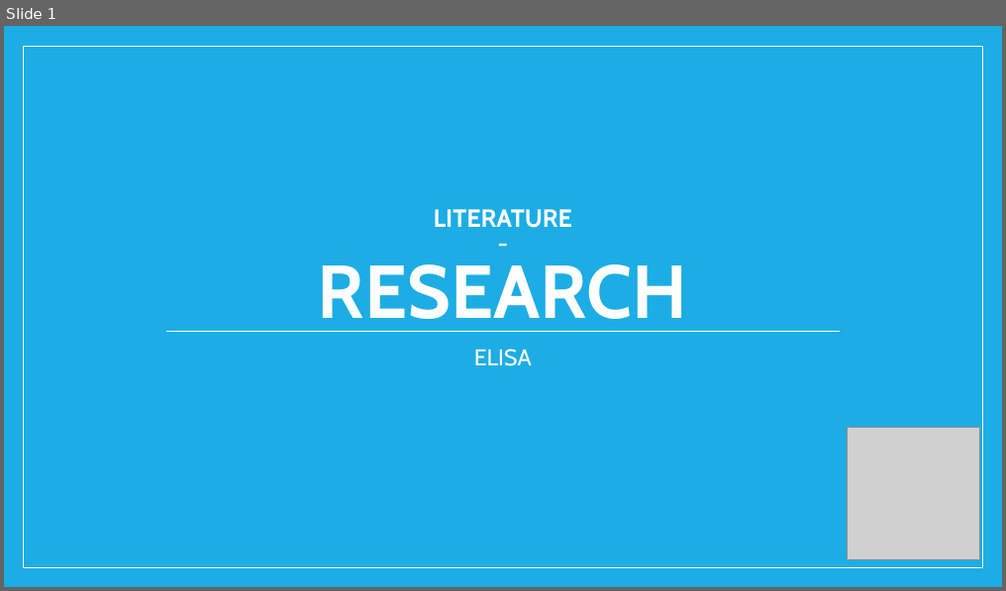
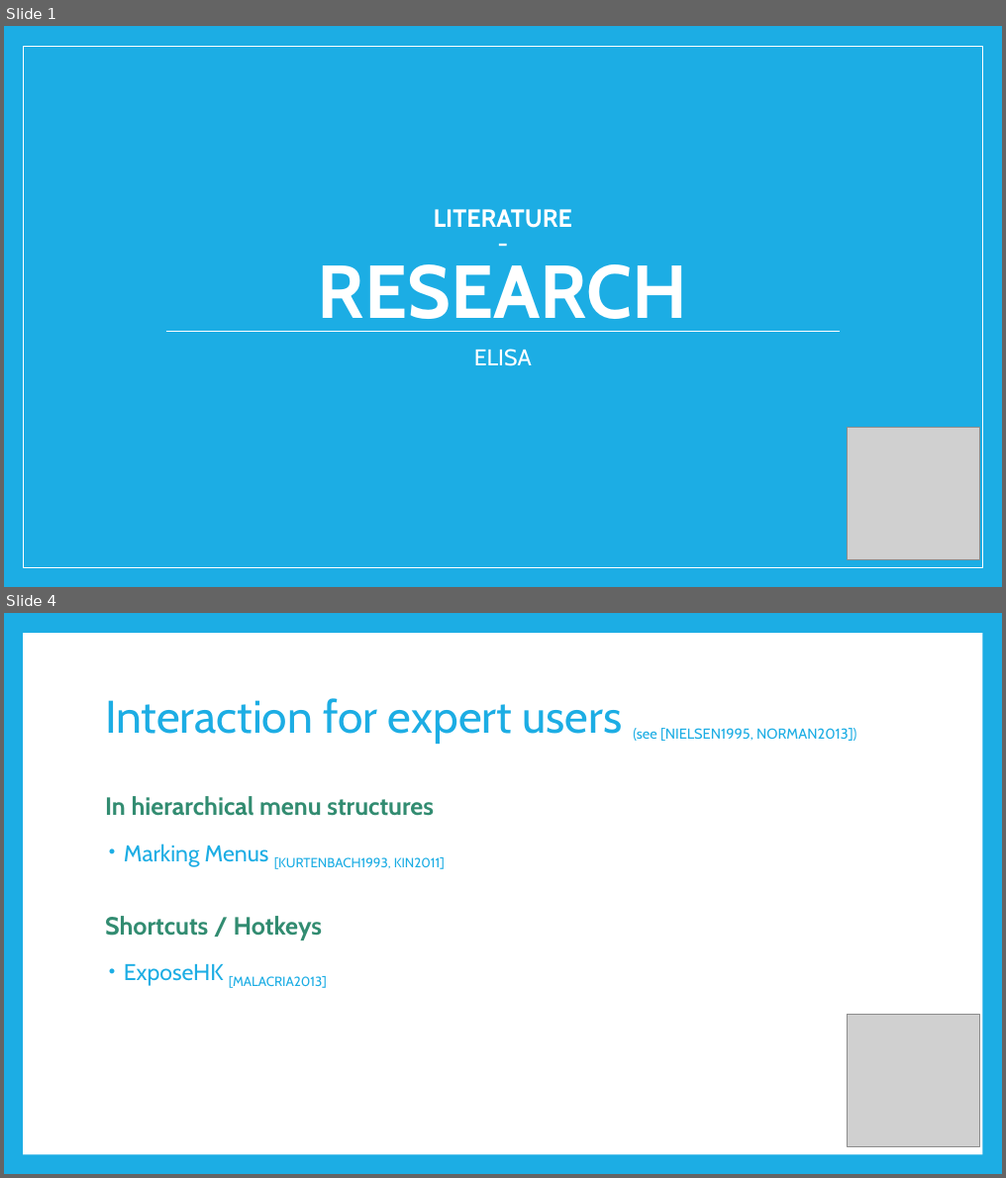
Before and after one commit to riedmaph/einkaufsliste, a slide deck: usabilityEngineering/A1/TW_literatureResearch.pptx. Shown one above the other, each under a label of ours: slide 1 before the commit, slides 1 and 4 after it; the slides between them are not shown. The pictures are 1006x591 and 1006x1178 pixels, drawn with LibreOffice and Linux fonts; fonts in the diff are those of the drawing; grey boxes stand for pictures. Boxes give left, top, right and bottom in pixels: in the first picture for what was removed or moved away, otherwise in the second. Text is boxed around its words. In the diff, an @@ line names an element or a change of style, - is before the commit and + after.

Commit message:
Add literature research for interaction and UCD process

```diff
--- a/usabilityEngineering/A1/TW_literatureResearch.pptx
+++ b/usabilityEngineering/A1/TW_literatureResearch.pptx
@@ slide 4 added at [4,613,1002,1174], background #1CADE4 @@
@@ rectangle added at [23,633,982,1155], fill #FFFFFF @@
@@ title added at [105,698,856,744], 24 pt, text #1CADE4 @@
+Interaction for expert users (see [NIELSEN1995, NORMAN2013])
@@ text added at [105,796,434,816], 24 pt, text #328B71, bold @@
+In hierarchical menu structures
@@ text added at [124,844,445,869], 22 pt, text #1CADE4 @@
+• Marking Menus [KURTENBACH1993, KIN2011]
@@ text added at [105,916,323,941], 24 pt, text #328B71, bold @@
+Shortcuts / Hotkeys
@@ text added at [124,964,327,988], 22 pt, text #1CADE4 @@
+• ExposeHK [MALACRIA2013]
@@ picture added at [846,1014,979,1147] @@
```
Also in this commit, not shown: 4 other slides added, 2 slides removed.
